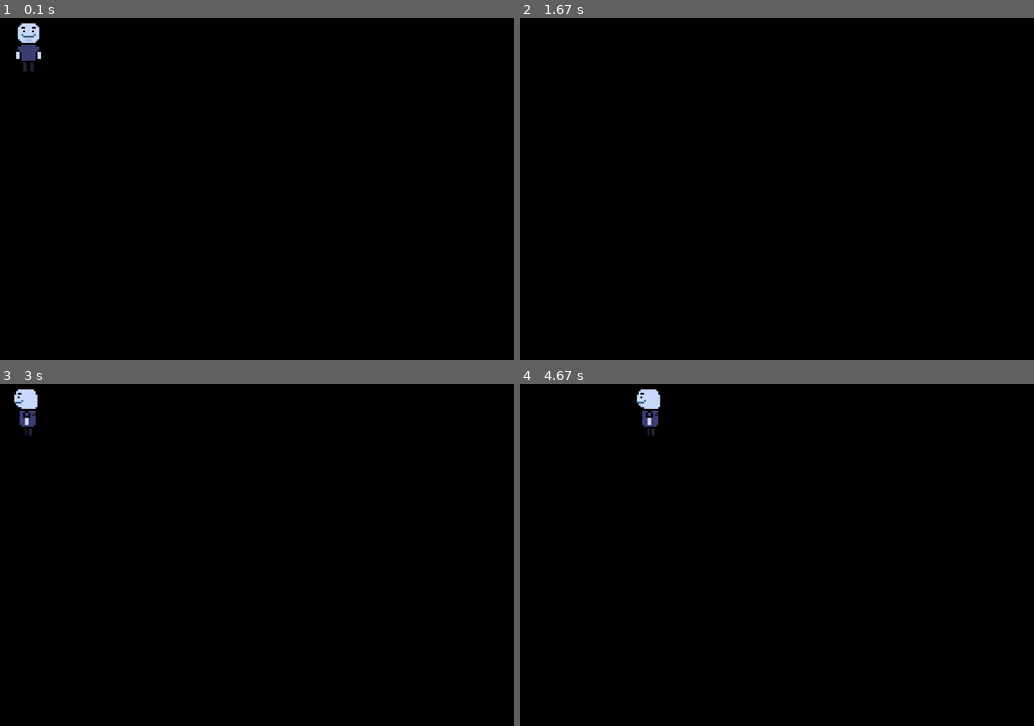
Above: before the commit, frames 1-4 (two rows, left to right).
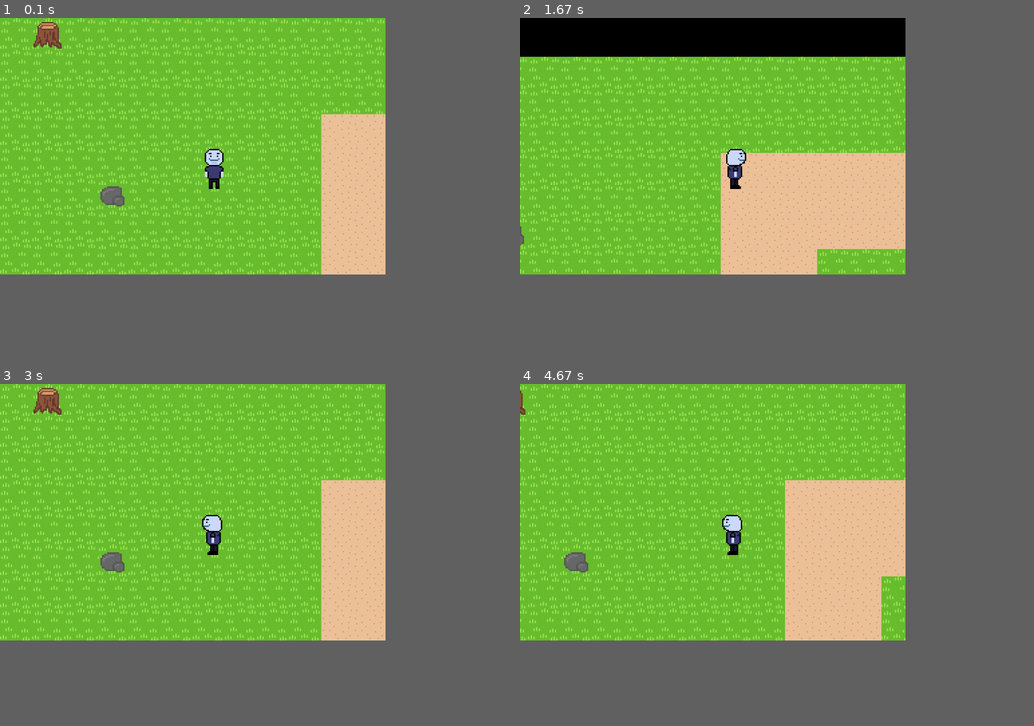
Above: after the commit, the same moments.

Repository: bingst0n/pygame_game
Game: pygame game, started from game2/game.py
The game is run twice, just before and just after one commit, with the same random seed, the same clock (stepped at 60 frames per second) and the same inputs.
Inputs:
- Up to frame 1 (0.1 s): no input
- Up to frame 2 (1.67 s): hold Right 0.33-0.8 s; hold Up 0.83-1.13 s; hold Right 1.17-1.63 s
- Up to frame 3 (3 s): hold Left 1.67-2.2 s; hold Down 2.23-2.53 s; hold Left 2.57-2.97 s
- Up to frame 4 (4.67 s): hold Up 3-3.37 s; hold Right 3.4-4.03 s; hold Down 4.07-4.43 s; hold Left from 4.47 s (still down)
In our replay, the window is 900x600 before the commit and 675x450 after it. These sizes can differ from the game's own. Grey fills any space a smaller window leaves; there, only what the larger window draws over its background counts as a difference.

The runs differ from the first frame. In frame 1, 56% of the frame differs, in the area x 0-75%, y 0-75%; in frame 2, 48%; in frame 3, 56%; in frame 4, 56%.

Commit message:
Add tilemap system, player module, and collision detection

Diff:
--- /dev/null
+++ b/game2/assets/tilemap/world1/layer0.csv
@@ -0,0 +1,16 @@
+0,0,0,0,0,0,0,0,0,0,0,0,0,0,0,0,0,0,0,0,0,0,0,0
+0,0,0,0,0,0,0,0,0,0,0,0,0,0,0,0,0,0,0,0,0,0,0,0
+0,0,0,0,0,0,0,0,0,0,0,0,0,0,0,0,0,0,0,0,0,0,0,0
+0,0,0,0,0,0,0,0,0,0,2,2,2,2,2,2,2,2,2,2,2,2,2,2
+0,0,0,0,0,0,0,0,0,0,2,2,2,2,2,2,2,2,2,2,2,2,2,2
+0,0,0,0,0,0,0,0,0,0,2,2,2,2,2,2,2,2,2,2,2,2,2,2
+0,0,0,0,0,0,0,0,0,0,2,2,2,0,0,0,0,0,0,0,0,0,0,0
+0,0,0,0,0,0,0,0,0,0,2,2,2,0,0,0,0,0,0,0,0,0,0,0
+0,0,0,0,0,0,0,0,0,0,2,2,2,0,0,0,0,0,0,0,0,0,0,0
+0,0,0,0,0,0,0,0,0,0,2,2,2,0,0,0,0,0,0,0,0,0,0,0
+0,0,0,0,0,0,0,0,0,0,2,2,2,0,0,0,0,0,0,0,0,0,0,0
+0,0,0,0,0,0,0,0,0,0,2,2,2,0,0,0,0,0,0,0,0,0,0,0
+0,0,0,0,0,0,0,0,0,0,2,2,2,0,0,0,0,0,0,0,0,0,0,0
+0,0,0,0,0,0,0,0,0,0,2,2,2,0,0,0,0,0,0,0,0,0,0,0
+0,0,0,0,0,0,0,0,0,0,2,2,2,0,0,0,0,0,0,0,0,0,0,0
+0,0,0,0,0,0,0,0,0,0,2,2,2,0,0,0,0,0,0,0,0,0,0,0
--- /dev/null
+++ b/game2/assets/tilemap/world1/layer1.csv
@@ -0,0 +1,16 @@
+-1,4,-1,-1,-1,-1,-1,-1,-1,-1,-1,-1,-1,-1,-1,-1,4,-1,-1,-1,-1,-1,-1,-1
+-1,-1,-1,-1,-1,-1,-1,-1,-1,-1,-1,-1,-1,-1,-1,-1,-1,-1,-1,-1,-1,-1,-1,-1
+-1,-1,-1,-1,-1,-1,-1,-1,-1,-1,-1,-1,-1,-1,-1,-1,-1,-1,-1,-1,-1,-1,-1,-1
+-1,-1,-1,-1,-1,-1,-1,-1,-1,-1,-1,-1,-1,-1,-1,-1,-1,-1,-1,-1,-1,-1,-1,-1
+-1,-1,-1,-1,-1,-1,-1,-1,-1,-1,-1,-1,-1,-1,-1,-1,-1,-1,-1,-1,-1,-1,-1,-1
+-1,-1,-1,3,-1,-1,-1,-1,-1,-1,-1,-1,-1,-1,-1,-1,-1,-1,-1,-1,-1,-1,-1,-1
+-1,-1,-1,-1,-1,-1,-1,-1,-1,-1,-1,-1,-1,-1,-1,-1,-1,-1,-1,-1,-1,-1,-1,-1
+-1,-1,-1,-1,-1,-1,-1,-1,-1,-1,-1,-1,-1,-1,-1,-1,-1,-1,-1,-1,-1,-1,-1,-1
+-1,-1,-1,-1,-1,-1,4,-1,-1,-1,-1,-1,-1,-1,-1,-1,4,-1,-1,-1,-1,-1,-1,-1
+-1,-1,-1,-1,-1,-1,-1,-1,-1,-1,-1,-1,-1,-1,-1,-1,-1,-1,-1,-1,-1,-1,-1,3
+-1,-1,-1,-1,-1,-1,-1,-1,-1,-1,-1,-1,-1,-1,-1,-1,-1,-1,-1,-1,-1,-1,-1,-1
+-1,3,-1,-1,-1,-1,-1,-1,-1,-1,-1,-1,-1,-1,-1,-1,-1,-1,-1,-1,-1,-1,-1,-1
+-1,-1,-1,-1,-1,-1,4,-1,-1,-1,-1,-1,-1,-1,-1,3,-1,-1,-1,-1,-1,-1,-1,-1
+-1,-1,-1,-1,-1,-1,-1,-1,-1,-1,-1,-1,-1,-1,-1,-1,-1,-1,-1,-1,-1,-1,-1,-1
+-1,-1,-1,-1,-1,-1,-1,-1,-1,-1,-1,-1,-1,-1,-1,-1,-1,-1,-1,-1,-1,4,-1,-1
+-1,-1,-1,-1,-1,-1,-1,-1,-1,-1,-1,-1,-1,-1,-1,-1,-1,-1,-1,-1,-1,-1,-1,-1
--- a/game2/config.py
+++ b/game2/config.py
@@ -4,9 +4,9 @@
 
 # Necessary Init
 base_path = os.path.dirname(__file__)
-tilesize = 32
-scale = 4
-cols = 9
-rows = 6
-screen = pygame.display.set_mode((tilesize*scale*cols, tilesize*scale*rows))
+tilesize = 24
+scale = 3
+cols = 12
+rows = 8
+screen = pygame.display.set_mode((tilesize*scale*cols, tilesize*scale*rows), pygame.DOUBLEBUF | pygame.HWSURFACE)
 clock = pygame.time.Clock()
--- a/game2/functions.py
+++ b/game2/functions.py
@@ -2,6 +2,6 @@
 import config
 
 def drawatpos(x, y, tile):
-    draw_x = x * config.tilesize * config.scale
-    draw_y = y * config.tilesize * config.scale
+    draw_x = round(x * config.tilesize)*config.scale
+    draw_y = round(y * config.tilesize)*config.scale
     config.screen.blit(tile, (draw_x, draw_y))
--- a/game2/game.py
+++ b/game2/game.py
@@ -2,72 +2,57 @@
 import os
 import config
 import functions
+import player
+import tilemap
 
 # Necessary Init
 pygame.init()
 running = True
 dt = 0
-basemovespeed=4
+basemovespeed = 4
+startpos = pygame.Vector2(6, 4)
+xoff = 0
+yoff = 0
 
-# Player Movement and Logic
-player_pos = pygame.Vector2(0,0)
-
-# Setup Sprites
-playersprites = []
-playerleft = pygame.image.load(os.path.join(config.base_path, "assets/characters/player/playerleft.png")).convert_alpha()
-playerdown = pygame.image.load(os.path.join(config.base_path, "assets/characters/player/playerdown.png")).convert_alpha()
-playerup = pygame.image.load(os.path.join(config.base_path, "assets/characters/player/playerup.png")).convert_alpha()
-playerright = pygame.image.load(os.path.join(config.base_path, "assets/characters/player/playerright.png")).convert_alpha()
-playersprites.append(pygame.transform.scale(playerleft, (config.tilesize * config.scale, config.tilesize * config.scale)))
-playersprites.append(pygame.transform.scale(playerdown, (config.tilesize * config.scale, config.tilesize * config.scale)))
-playersprites.append(pygame.transform.scale(playerup, (config.tilesize * config.scale, config.tilesize * config.scale)))
-playersprites.append(pygame.transform.scale(playerright, (config.tilesize * config.scale, config.tilesize * config.scale)))
-
-player_image = playersprites[1]
+# Load tilemap layers
+layer0 = tilemap.load_tilemap_layer("layer0.csv", "world1")
+layer1 = tilemap.load_tilemap_layer("layer1.csv", "world1")
 
 while running:
     for event in pygame.event.get():
         if event.type == pygame.QUIT:
             running = False
 
+    print(player.player_pos.x, player.player_pos.y)
+
     config.screen.fill("black")
-
-    functions.drawatpos(player_pos.x, player_pos.y, player_image)
 
     keys = pygame.key.get_pressed()
 
+    # Calculate normalizer for diagonal movement
     if abs(keys[pygame.K_DOWN] - keys[pygame.K_UP]) + abs(keys[pygame.K_RIGHT] - keys[pygame.K_LEFT]) == 2:
         normalizer = 1/(2**(1/2))
     else:
         normalizer = 1
 
+    # Calculate movespeed (sprint with X key)
     if keys[pygame.K_x] == 1:
         movespeed = basemovespeed * (5/3)
     else:
         movespeed = basemovespeed
 
-    if abs(keys[pygame.K_DOWN]) + abs(keys[pygame.K_UP]) + abs(keys[pygame.K_RIGHT]) + abs(keys[pygame.K_LEFT]) > 0:
-        moving = True
+    # Update player and get current sprite
+    player_image = player.update_player(keys, dt, movespeed, normalizer, layer0)
 
-    xvel = (keys[pygame.K_RIGHT] - keys[pygame.K_LEFT]) * normalizer
-    yvel = (keys[pygame.K_DOWN] - keys[pygame.K_UP]) * normalizer
+    # Calculate camera offset
+    xoff = player.player_pos.x - startpos.x
+    yoff = player.player_pos.y - startpos.y
 
-    # Handle Sprite Updates
-    if keys[pygame.K_RIGHT] == 1:
-        dir = 3
-        player_image = playersprites[dir]
-    elif keys[pygame.K_LEFT] == 1:
-        dir = 0
-        player_image = playersprites[dir]
-    elif keys[pygame.K_DOWN] == 1:
-        dir = 1
-        player_image = playersprites[dir]
-    elif keys[pygame.K_UP] == 1:
-        dir = 2
-        player_image = playersprites[dir]
+    # Render layers with player in between
 
-    player_pos.x += xvel * movespeed * dt
-    player_pos.y += yvel * movespeed * dt
+    tilemap.drawlayer(layer0, -xoff, -yoff)
+    tilemap.drawlayer(layer1, -xoff, -yoff)
+    functions.drawatpos(startpos.x, startpos.y, player_image)
 
     # flip() the display to put your work on screen
     pygame.display.flip()
--- /dev/null
+++ b/game2/player.py
@@ -0,0 +1,95 @@
+import pygame
+import config
+import os
+import functions
+import tilemap
+
+# Player Movement and Logic
+xstart=6
+ystart=4
+player_pos = pygame.Vector2(xstart,ystart)
+
+animationtimer = 0
+animspeed = 0.1
+currspriteid = 0
+direction = 1
+playersize = 32 * config.scale
+
+# Setup Sprites
+playersprites = []
+
+currplayerarray = []
+for i in range(0,4):
+    currplayerarray.append(pygame.transform.scale(pygame.image.load(os.path.join(config.base_path, f"assets/characters/player/playerleft/playerleft{i}.png")).convert_alpha(), (playersize, playersize)))
+playersprites.append(currplayerarray)
+currplayerarray = []
+for i in range(0,4):
+    currplayerarray.append(pygame.transform.scale(pygame.image.load(os.path.join(config.base_path, f"assets/characters/player/playerdown/playerdown{i}.png")).convert_alpha(), (playersize, playersize)))
+playersprites.append(currplayerarray)
+currplayerarray = []
+for i in range(0,4):
+    currplayerarray.append(pygame.transform.scale(pygame.image.load(os.path.join(config.base_path, f"assets/characters/player/playerup/playerup{i}.png")).convert_alpha(), (playersize, playersize)))
+playersprites.append(currplayerarray)
+currplayerarray = []
+for i in range(0,4):
+    currplayerarray.append(pygame.transform.scale(pygame.image.load(os.path.join(config.base_path, f"assets/characters/player/playerright/playerright{i}.png")).convert_alpha(), (playersize, playersize)))
+playersprites.append(currplayerarray)
+
+def update_player(keys, dt, movespeed, normalizer, collision_layer):
+    global animationtimer, currspriteid, direction, player_pos
+
+    # Check if moving
+    if abs(keys[pygame.K_DOWN]) + abs(keys[pygame.K_UP]) + abs(keys[pygame.K_RIGHT]) + abs(keys[pygame.K_LEFT]) > 0:
+        moving = True
+    else:
+        moving = False
+
+    # Update animation
+    if moving:
+        animationtimer += dt
+        if animationtimer >= animspeed:
+            animationtimer = 0
+            if currspriteid == 3:
+                currspriteid = 0
+            else:
+                currspriteid += 1
+    else:
+        currspriteid = 0
+
+    # Update direction
+    if keys[pygame.K_RIGHT] == 1:
+        direction = 3
+    elif keys[pygame.K_LEFT] == 1:
+        direction = 0
+    elif keys[pygame.K_DOWN] == 1:
+        direction = 1
+    elif keys[pygame.K_UP] == 1:
+        direction = 2
+
+    # Calculate velocity
+    xvel = (keys[pygame.K_RIGHT] - keys[pygame.K_LEFT]) * normalizer
+    yvel = (keys[pygame.K_DOWN] - keys[pygame.K_UP]) * normalizer
+
+    # Calculate next position
+    next_x = player_pos.x + xvel * movespeed * dt
+    next_y = player_pos.y + yvel * movespeed * dt
+
+    # Player hitbox size in tile units (subtract epsilon so exact boundary doesn't count)
+    hitbox = playersize / (config.tilesize * config.scale)
+    edge = hitbox
+
+    # Check all 4 corners against obstacles
+    def blocked(x, y):
+        return (tilemap.is_tile_solid(x + 0.3, y + 1, collision_layer) or
+                tilemap.is_tile_solid(x + edge - 0.3, y + 1, collision_layer) or
+                tilemap.is_tile_solid(x + 0.3, y + edge, collision_layer) or
+                tilemap.is_tile_solid(x + edge - 0.3, y + edge, collision_layer))
+
+    # Check collision and update position
+    if not blocked(next_x, player_pos.y):
+        player_pos.x = next_x
+    if not blocked(player_pos.x, next_y):
+        player_pos.y = next_y
+
+    # Return current sprite
+    return playersprites[direction][currspriteid]
--- /dev/null
+++ b/game2/tilemap.py
@@ -0,0 +1,64 @@
+import pygame
+import config
+import os
+import functions
+import csv
+import math
+
+obstacles = []
+
+# Tile Image Cache
+tile_images = {}
+
+def load_tile_image(tile_id):
+    if tile_id not in tile_images:
+        tile_path = os.path.join(config.base_path, f"assets/tiles/{tile_id}.png")
+        tile_img = pygame.image.load(tile_path).convert_alpha()
+        scaled_size = config.tilesize * config.scale
+        tile_images[tile_id] = pygame.transform.scale(tile_img, (scaled_size, scaled_size))
+    return tile_images[tile_id]
+
+# Tilemap Logic
+def load_tilemap_layer(layer_name, world):
+    tilemap_path = os.path.join(config.base_path, f"assets/tilemap/{world}", layer_name)
+    tilemap_data = []
+
+    with open(tilemap_path, 'r') as csvfile:
+        csv_reader = csv.reader(csvfile)
+        for row in csv_reader:
+            curr_row = []
+            if len(row)>0:
+                for tile in row:
+                    usabletile = int(tile)
+                    curr_row.append(usabletile)
+                    if usabletile == 3 or usabletile == 4:
+                        obstacles.append([row, tile])
+            tilemap_data.append(curr_row)
+
+    return tilemap_data
+
+def is_tile_solid(x, y, layer_data):
+    tile_x = math.floor(x)
+    tile_y = math.floor(y)
+
+    if tile_y < 0 or tile_y >= len(layer_data):
+        return True
+    elif tile_x < 0 or tile_x >= len(layer_data[tile_y]):
+        return True
+    else:
+        tile_id = layer_data[tile_y][tile_x]
+        if tile_id == 3 or tile_id == 4:
+            return True
+        else:
+            return False
+
+def drawlayer(layer_data, xoffset, yoffset):
+    for row_id, row in enumerate(layer_data):
+        for col_id, tile in enumerate(row):
+            if tile != -1:
+                x = round((col_id+xoffset) * config.tilesize) * config.scale
+                y = round((row_id+yoffset) * config.tilesize) * config.scale
+                tile_image = load_tile_image(tile)
+                config.screen.blit(tile_image, (x, y))
+
+print(obstacles)
Binary file removed: game2/assets/characters/player/playerdown.png
Binary file added: game2/assets/characters/player/playerdown/playerdown0.png
Binary file added: game2/assets/characters/player/playerdown/playerdown1.png
Binary file added: game2/assets/characters/player/playerdown/playerdown2.png
Binary file added: game2/assets/characters/player/playerdown/playerdown3.png
Binary file removed: game2/assets/characters/player/playerleft.png
Binary file added: game2/assets/characters/player/playerleft/playerleft0.png
Binary file added: game2/assets/characters/player/playerleft/playerleft1.png
Binary file added: game2/assets/characters/player/playerleft/playerleft2.png
Binary file added: game2/assets/characters/player/playerleft/playerleft3.png
Binary file removed: game2/assets/characters/player/playerright.png
Binary file added: game2/assets/characters/player/playerright/playerright0.png
(and 28 more such lines)
